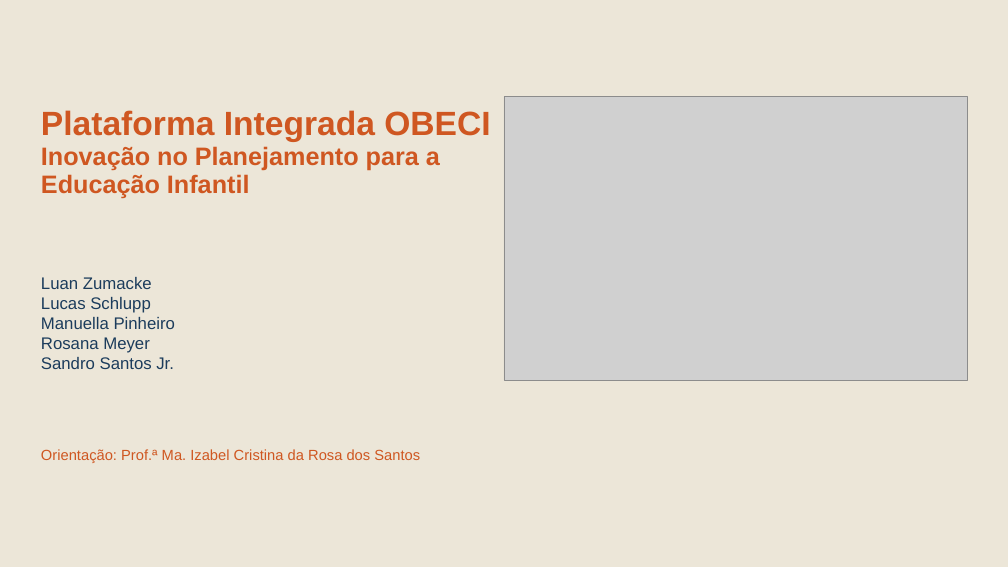
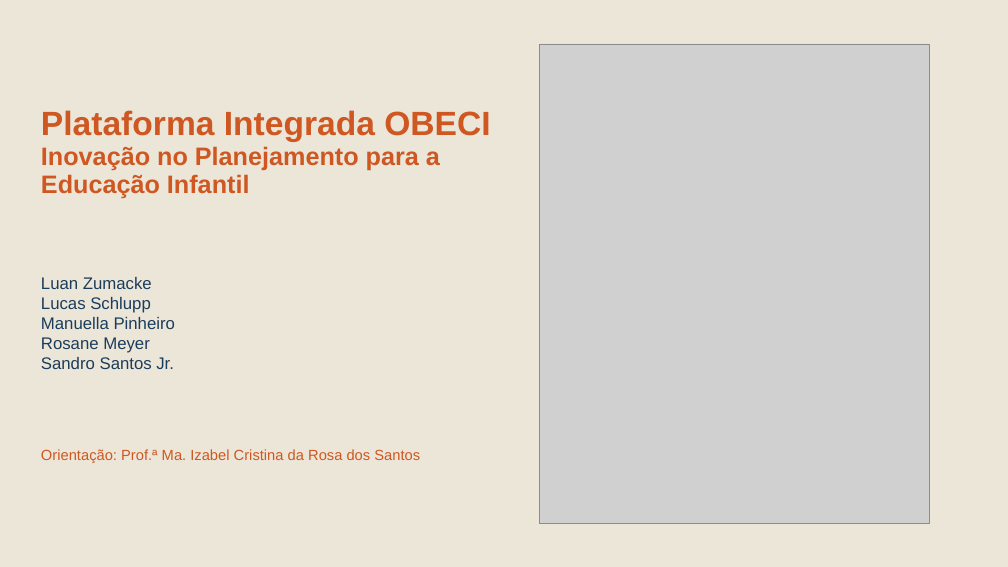
Before and after one commit to sandrorobertojunior/-ENTREGA-FINAL-BRISA, a slide deck: slide 1 of documentos/Apresentação Final do Projeto.pptx. Drawn at 1008x567 pixels with LibreOffice and Linux fonts; fonts in the diff are those of the drawing; grey boxes stand for pictures; background and template pictures are left out. Boxes give left, top, right and bottom in pixels: in the first picture for what was removed or moved away, otherwise in the second. Text is boxed around its words. In the diff, an @@ line names an element or a change of style, - is before the commit and + after.

```diff
--- a/documentos/Apresentação Final do Projeto.pptx
+++ b/documentos/Apresentação Final do Projeto.pptx
@@ picture resized from (x1=504, y1=97, x2=967, y2=380) to (x1=539, y1=44, x2=929, y2=523) @@
@@ text at (x1=41, y1=337, x2=150, y2=353): text changed @@
-Rosana Meyer
+Rosane Meyer
```
Also in this commit, not shown: 3 other slides changed, 1 slide added, 1 slide removed.
